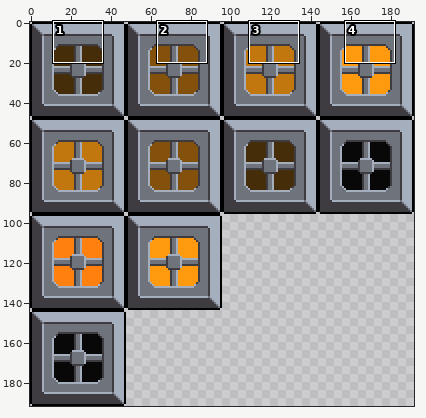
File history of a sprite sheet, Assets/Buildings/Factories/Smelter.png. Above, an overview of the earlier version with the close-up marked.
Close-up. The starting point:
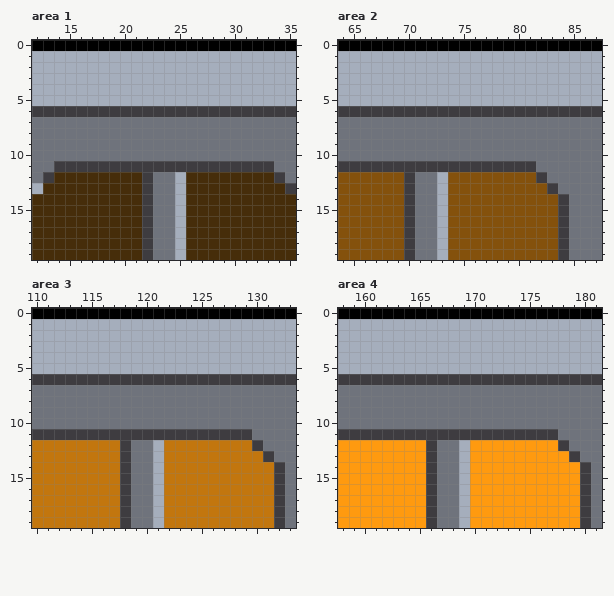
The file is 192x192 pixels. Shown: area 1: x 12..35, y 0..19; area 2: x 64..87, y 0..19; area 3: x 110..133, y 0..19; area 4: x 158..181, y 0..19. The commit also changed other parts of the picture, which this record leaves out.
After:
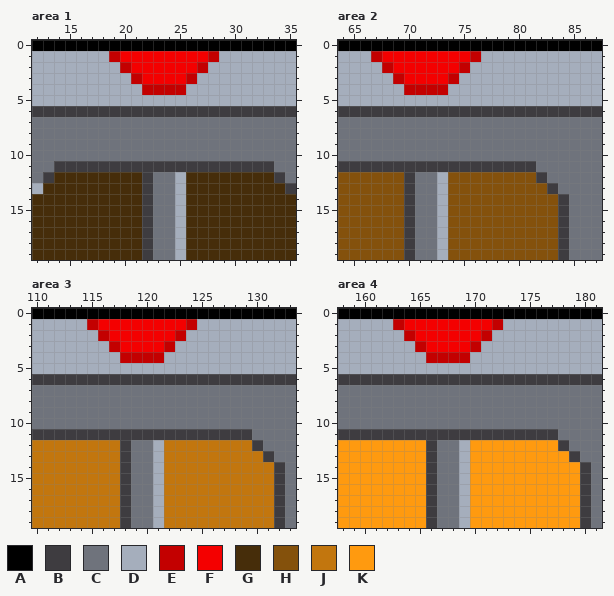
Palette (. is transparent): A #000000  B #3e3c40  C #6f737c  D #a5aebc  E #c30000  F #f40000  G #462d0a  H #84510c  J #c2760e  K #ff9a0f
What changed:
Area 1:
y 1: x 19..28 DDDDDDDDDD -> EFFFFFFFFE
y 2: x 20..27 DDDDDDDD -> EFFFFFFE
y 3: x 21..26 DDDDDD -> EFFFFE
y 4: x 22..25 DDDD -> EEEE
Area 2:
y 1: x 67..76 DDDDDDDDDD -> EFFFFFFFFE
y 2: x 68..75 DDDDDDDD -> EFFFFFFE
y 3: x 69..74 DDDDDD -> EFFFFE
y 4: x 70..73 DDDD -> EEEE
Area 3:
y 1: x 115..124 DDDDDDDDDD -> EFFFFFFFFE
y 2: x 116..123 DDDDDDDD -> EFFFFFFE
y 3: x 117..122 DDDDDD -> EFFFFE
y 4: x 118..121 DDDD -> EEEE
Area 4:
y 1: x 163..172 DDDDDDDDDD -> EFFFFFFFFE
y 2: x 164..171 DDDDDDDD -> EFFFFFFE
y 3: x 165..170 DDDDDD -> EFFFFE
y 4: x 166..169 DDDD -> EEEE
Where, in picture pixels (left, top, right, bottom), the same in both close-ups:
changed: (109, 51, 219, 95)
changed: (371, 51, 481, 95)
changed: (87, 319, 197, 363)
changed: (393, 319, 503, 363)
